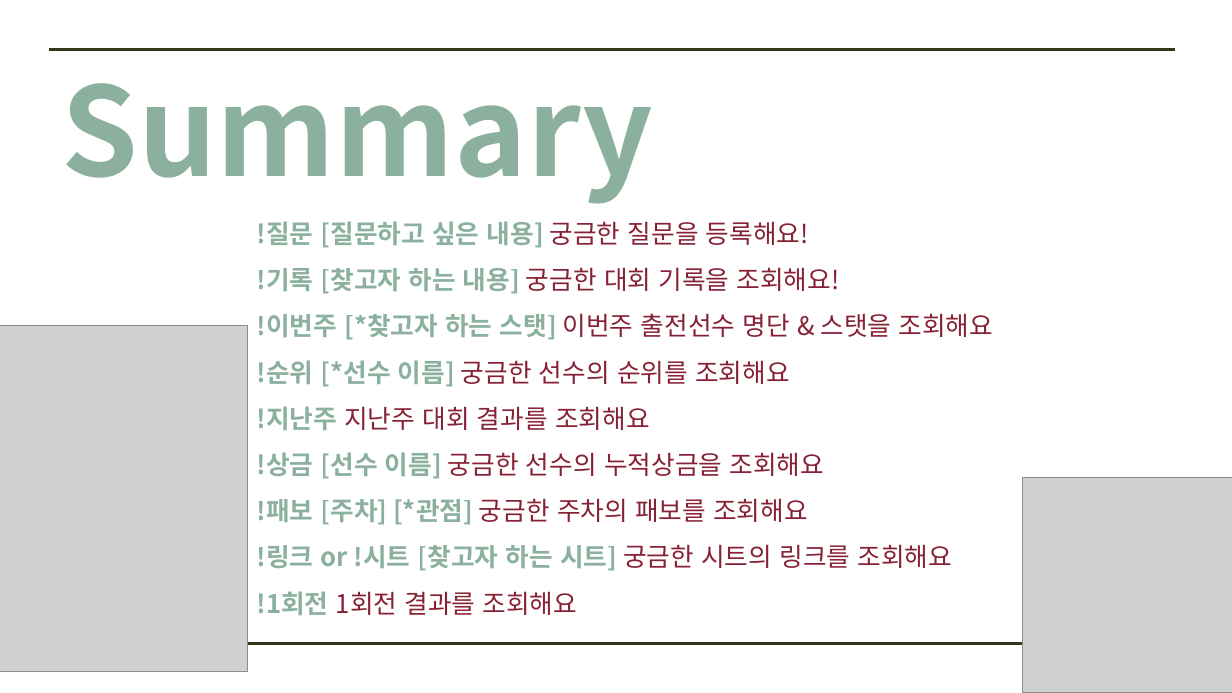
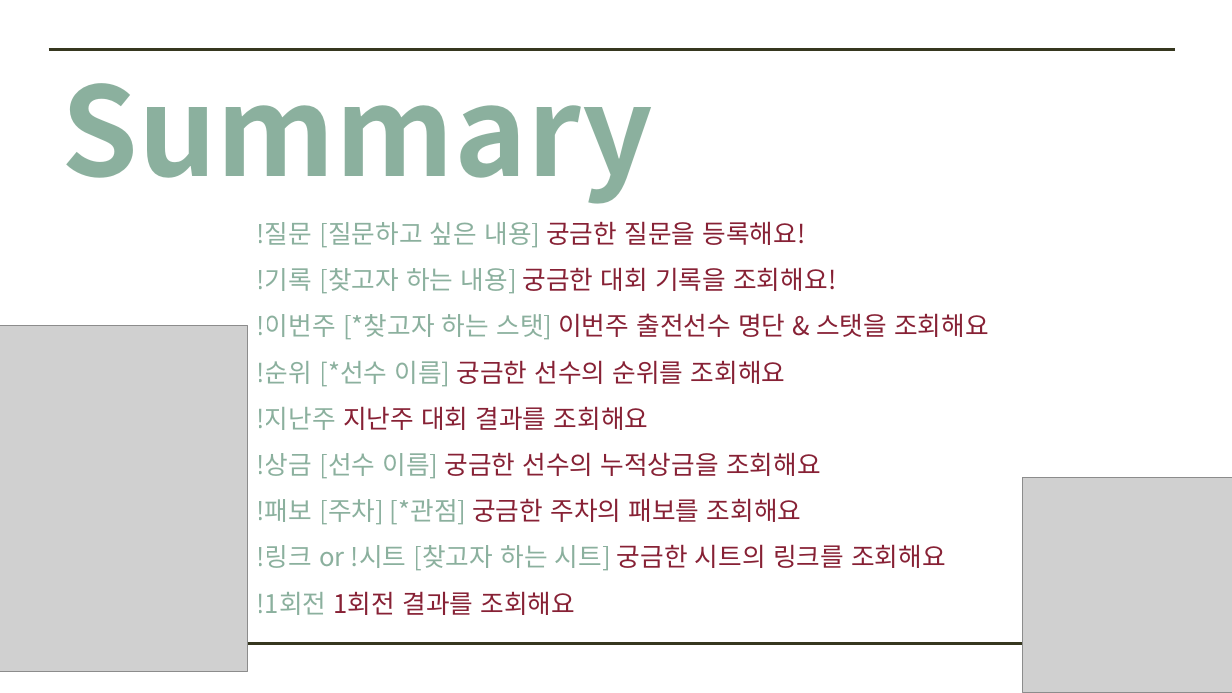
Before and after one commit to SongJongbeen/ilssak, a slide deck: slide 36 of 일싹이 소개.pptx (slide 22 before the commit). Drawn at 1232x693 pixels with LibreOffice and Linux fonts; fonts in the diff are those of the drawing; grey boxes stand for pictures. Boxes give left, top, right and bottom in pixels: in the first picture for what was removed or moved away, otherwise in the second. Text is boxed around its words. In the diff, an @@ line names an element or a change of style, - is before the commit and + after.

```diff
--- a/일싹이 소개.pptx
+++ b/일싹이 소개.pptx
@@ text "!질문 [질문하고 싶은 내용] 궁금한 ..." at (257, 221, 989, 615): bold off in "!질문 [질문하고 싶은 내용]", "!기록 [찾고자 하는 내용]", "!이번주 [*찾고자 하는 스탯]", "!순위 [*선수 이름]" and 5 more places @@
```
Also in this commit, not shown: 15 slides added, 21 other files.
